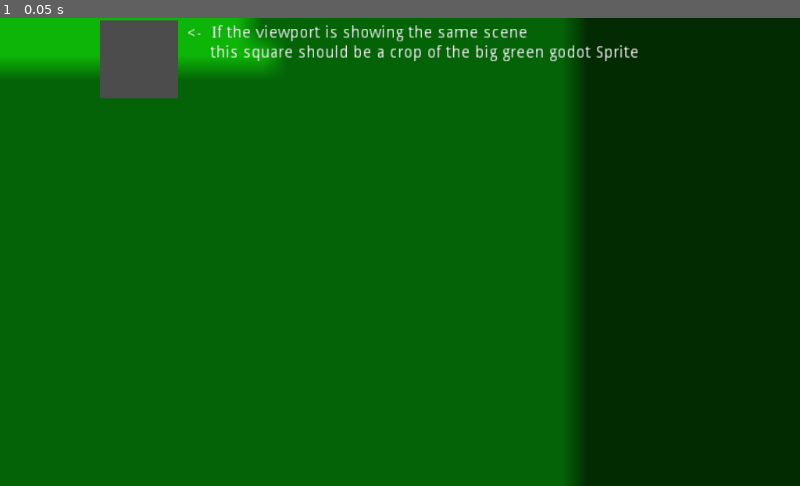
Above: before the commit, frame 1.
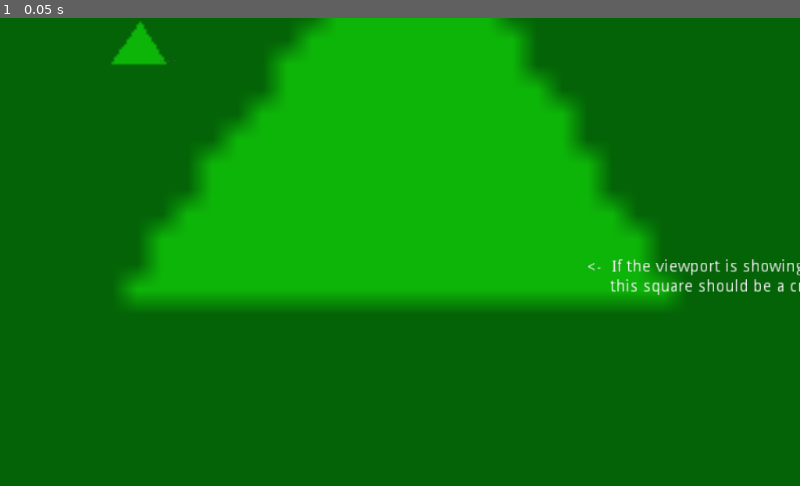
Above: after the commit, the same moment.

Repository: AlecAcosta/2d-world-cameras
Game: Godot game, scene res://Cameras.tscn
The game is run twice, just before and just after one commit, with the same random seed, the same clock (stepped at 60 frames per second) and the same inputs. Before the commit the project starts from res://world.tscn. The engine's default icon, where the game draws it, is replaced by a stand-in: a white triangle on a blue panel in a dark square.
Inputs:
- Up to frame 1 (0.05 s): no input

The runs differ from the first frame. In frame 1, 60% of the frame differs, in the area x 0-100%, y 0-100%.

Commit message:
viewport workarround
made a separate Cameras scene to handle viewPorts, put the World node inside it
now Cameras scene is the main scene

Diff:
--- /dev/null
+++ b/Cameras.gd
@@ -0,0 +1,7 @@
+extends Control
+
+onready var MainView = get_node("MainViewport/Viewport")
+onready var MiniView = get_node("MainViewport/ViewportContainer/Viewport")
+
+func _ready():
+	MiniView.world_2d = MainView.world_2d
--- /dev/null
+++ b/Cameras.tscn
@@ -0,0 +1,49 @@
+[gd_scene load_steps=3 format=2]
+
+[ext_resource path="res://world.tscn" type="PackedScene" id=1]
+[ext_resource path="res://Cameras.gd" type="Script" id=2]
+
+[node name="Cameras" type="Control"]
+margin_right = 1024.0
+margin_bottom = 600.0
+rect_min_size = Vector2( 1024, 600 )
+script = ExtResource( 2 )
+__meta__ = {
+"_edit_use_anchors_": false
+}
+
+[node name="MainViewport" type="ViewportContainer" parent="."]
+anchor_right = 1.0
+anchor_bottom = 1.0
+__meta__ = {
+"_edit_use_anchors_": false
+}
+
+[node name="Viewport" type="Viewport" parent="MainViewport"]
+size = Vector2( 1024, 600 )
+handle_input_locally = false
+render_target_update_mode = 3
+
+[node name="Camera2D" type="Camera2D" parent="MainViewport/Viewport"]
+current = true
+
+[node name="world" parent="MainViewport/Viewport" instance=ExtResource( 1 )]
+
+[node name="ViewportContainer" type="ViewportContainer" parent="MainViewport"]
+margin_left = 128.0
+margin_top = 3.0
+margin_right = 228.0
+margin_bottom = 103.0
+rect_min_size = Vector2( 100, 100 )
+__meta__ = {
+"_edit_use_anchors_": false
+}
+
+[node name="Viewport" type="Viewport" parent="MainViewport/ViewportContainer"]
+size = Vector2( 100, 100 )
+handle_input_locally = false
+render_target_update_mode = 3
+
+[node name="Camera2D" type="Camera2D" parent="MainViewport/ViewportContainer/Viewport"]
+current = true
+zoom = Vector2( 10, 10 )
--- a/project.godot
+++ b/project.godot
@@ -11,7 +11,7 @@
 [application]
 
 config/name="viewport_test"
-run/main_scene="res://world.tscn"
+run/main_scene="res://Cameras.tscn"
 config/icon="res://icon.png"
 
 [physics]
--- a/world.tscn
+++ b/world.tscn
@@ -8,26 +8,6 @@
 modulate = Color( 0.054902, 0.713726, 0.0352941, 1 )
 scale = Vector2( 32, 32 )
 texture = ExtResource( 1 )
-
-[node name="ViewportContainer" type="ViewportContainer" parent="."]
-margin_left = 128.0
-margin_top = 3.0
-margin_right = 228.0
-margin_bottom = 103.0
-rect_min_size = Vector2( 100, 100 )
-__meta__ = {
-"_edit_use_anchors_": false
-}
-
-[node name="Viewport" type="Viewport" parent="ViewportContainer"]
-size = Vector2( 100, 100 )
-handle_input_locally = false
-usage = 0
-render_target_update_mode = 3
-
-[node name="Camera2D" type="Camera2D" parent="ViewportContainer/Viewport"]
-current = true
-zoom = Vector2( 0.2, 0.2 )
 
 [node name="Label" type="Label" parent="."]
 margin_left = 238.537
